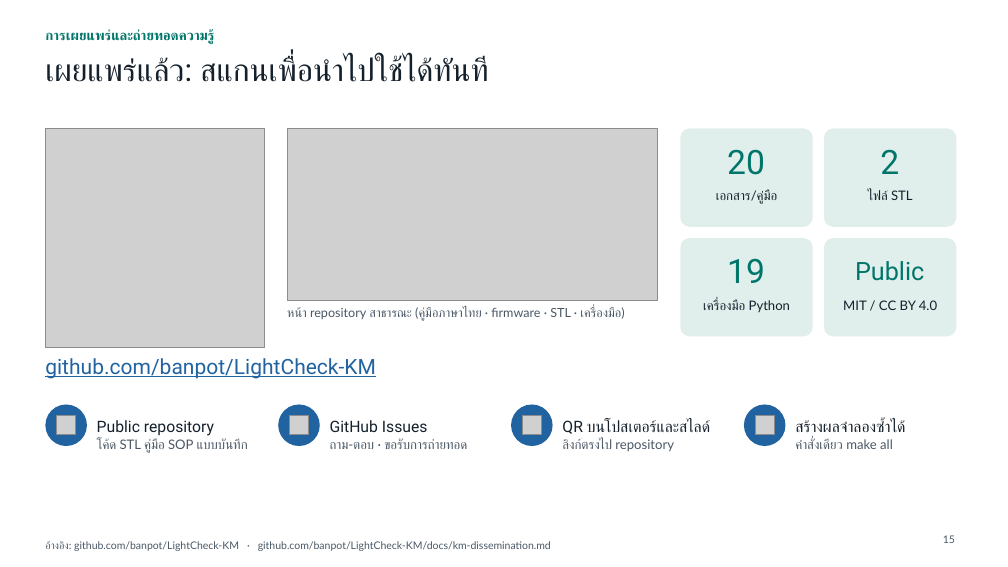
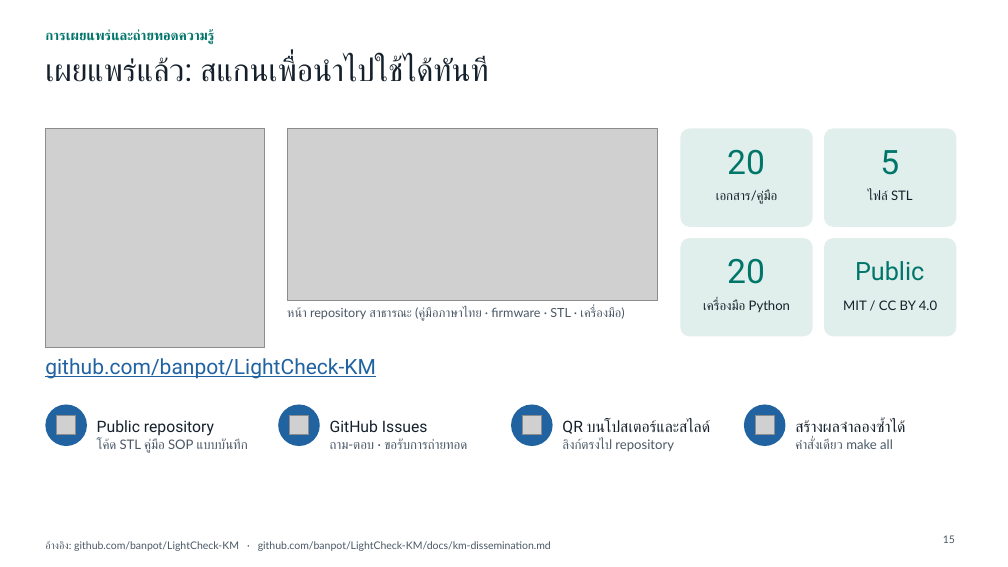
Before and after one commit to banpot/LightCheck-KM, a slide deck: slide 15 of presentation/LightCheck-KM_oral_KMDay2569.pptx. Drawn at 1008x567 pixels with LibreOffice and Linux fonts; fonts in the diff are those of the drawing; grey boxes stand for pictures; background and template pictures are left out. Boxes give left, top, right and bottom in pixels: in the first picture for what was removed or moved away, otherwise in the second. Text is boxed around its words. In the diff, an @@ line names an element or a change of style, - is before the commit and + after.

```diff
--- a/presentation/LightCheck-KM_oral_KMDay2569.pptx
+++ b/presentation/LightCheck-KM_oral_KMDay2569.pptx
@@ text at (x1=880, y1=150, x2=899, y2=175): text changed @@
-2
+5
@@ text at (x1=727, y1=258, x2=765, y2=284): text changed @@
-19
+20
```
Also in this commit, not shown: 10 other files.
